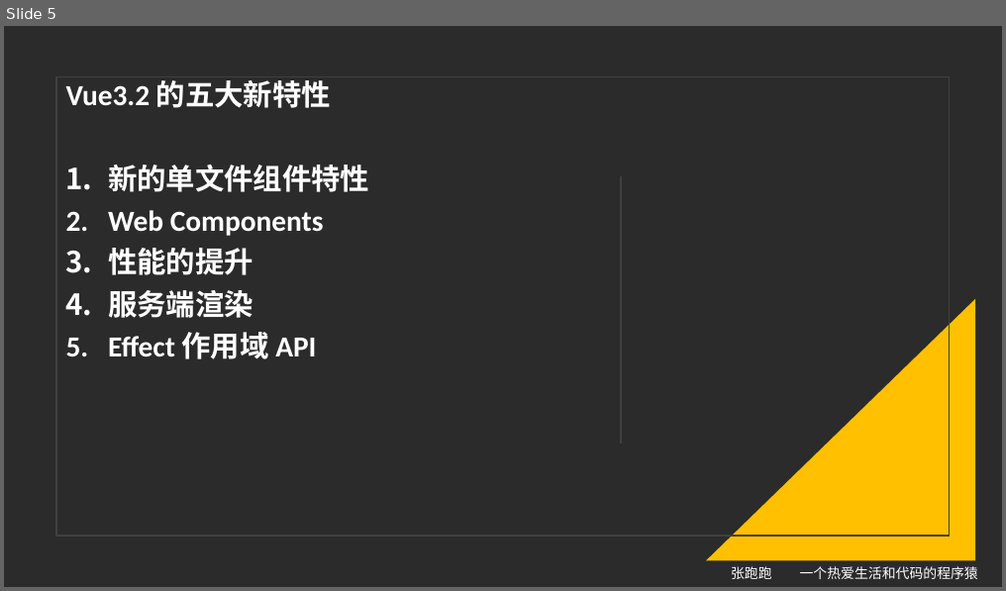
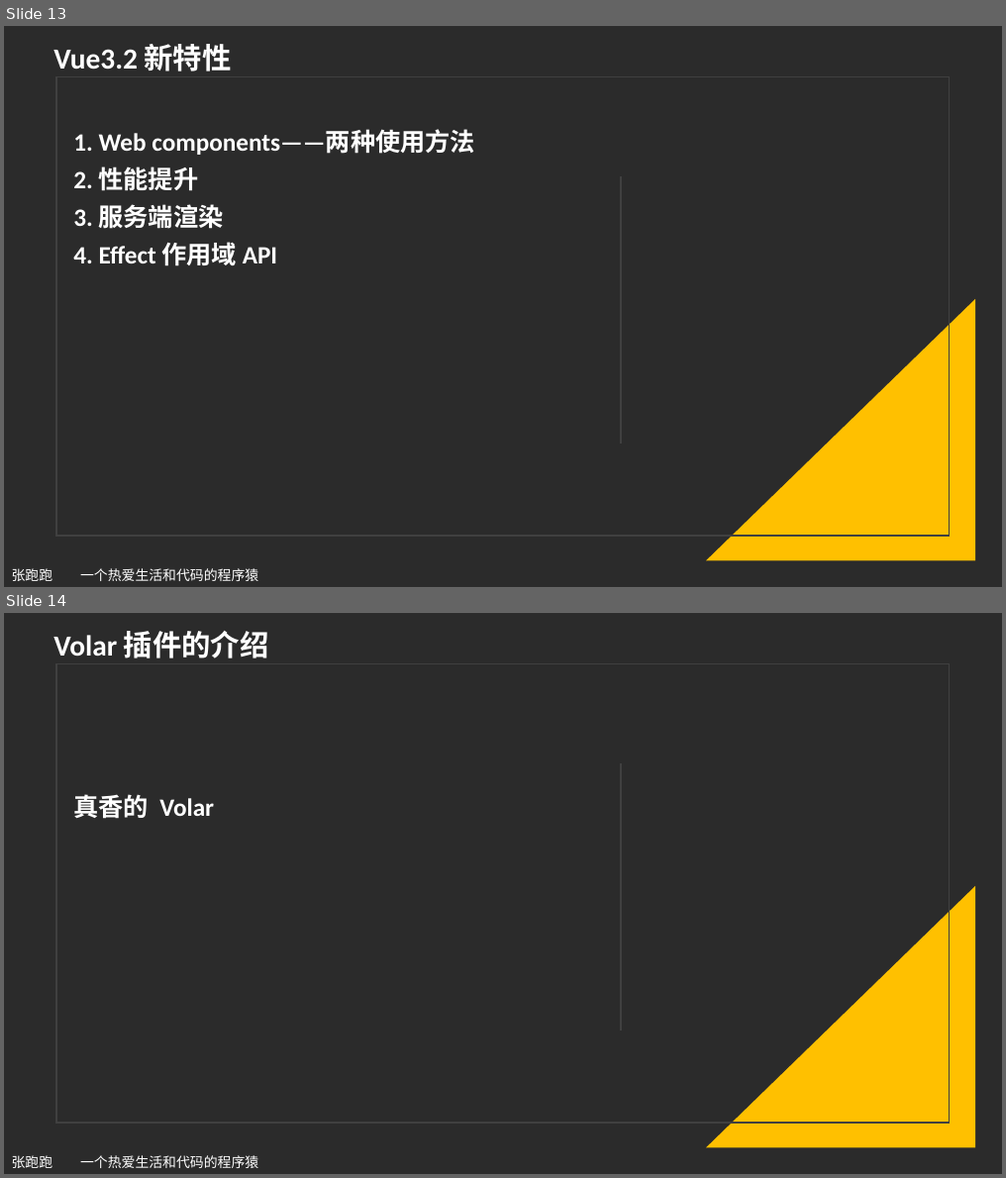
Before and after one commit to iyuangang/web-study-record, a slide deck: Vue/Vue3.2-released/vue3.2详细教程.pptx. Shown one above the other, each under a label of ours: slide 5 before the commit, slides 13 and 14 after it. The pictures are 1006x591 and 1006x1178 pixels, drawn with LibreOffice and Linux fonts; fonts in the diff are those of the drawing; background and template pictures are left out; a plain dark background stands for a picture behind light text. Boxes give left, top, right and bottom in pixels: in the first picture for what was removed or moved away, otherwise in the second. Text is boxed around its words. In the diff, an @@ line names an element or a change of style, - is before the commit and + after.

```diff
--- a/Vue/Vue3.2-released/vue3.2详细教程.pptx
+++ b/Vue/Vue3.2-released/vue3.2详细教程.pptx
@@ slide 14 added at (4, 613, 1002, 1174), background picture (left out) @@
@@ rectangle added at (4, 613, 1002, 1174), fill #FFFFFF @@
@@ text added at (54, 631, 269, 659), 28 pt, text #FFFFFF, bold @@
+Volar 插件的介绍
@@ rectangle added at (56, 663, 949, 1123), outline #404040 1.5 pt @@
@@ line added from (621, 765) to (621, 1030), #404040 1.5 pt @@
@@ subtitle added at (73, 794, 214, 819), 24 pt, text #FFFFFF, bold @@
+真香的 Volar
@@ right triangle added at (706, 886, 976, 1149), fill #FFC000 @@
@@ text added at (12, 1156, 258, 1168), 13.2 pt, text #FFFFFF @@
+张跑跑 一个热爱生活和代码的程序猿
@@ what was slide 5 is now slide 13 @@
@@ slide 13 changed as well @@
@@ text added at (54, 44, 232, 72), 28 pt, text #FFFFFF, bold @@
+Vue3.2 新特性
@@ subtitle at (73, 131, 475, 267): text changed; size 28 to 24 pt @@
-Vue3.2 的五大新特性
-1. 新的单文件组件特性
-2. Web Components
-3. 性能的提升
-4. 服务端渲染
-5. Effect 作用域 API
+1. Web components——两种使用方法
+2. 性能提升
+3. 服务端渲染
+4. Effect 作用域 API
@@ text "张跑跑 一个热爱生活和代码的程序猿": place and size @@
-text "张跑跑 一个热爱生活和代码的程序猿" at (731, 567, 978, 579)
+text "张跑跑 一个热爱生活和代码的程序猿" at (12, 569, 258, 581)
```
Also in this commit, not shown: 7 other slides changed, 8 other slides added, 9 other files.
